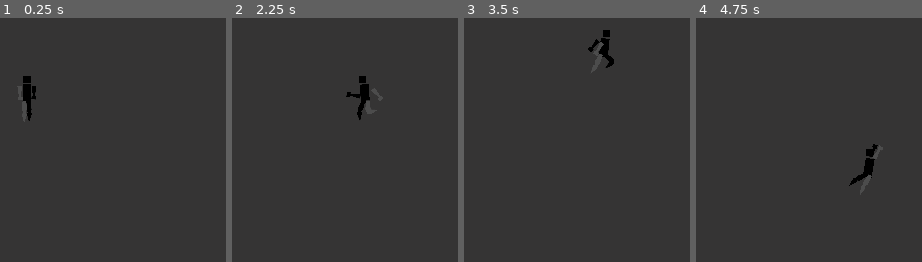
Above: before the commit, frames 1-4 (left to right).
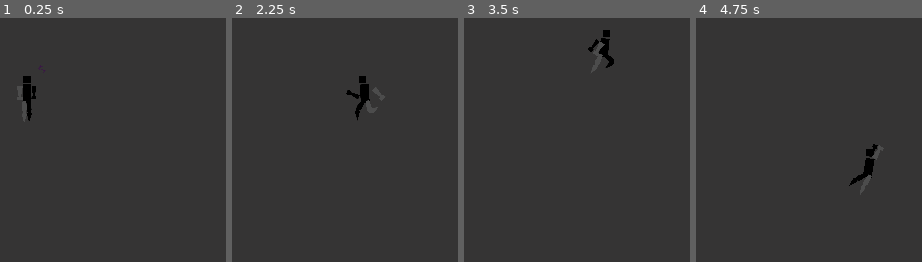
Above: after the commit, the same moments.

Repository: williamd1k0/AGBIC2018
Game: Godot game, scene res://Main.tscn
Same seed, same stepped clock (60 frames per second), same inputs: the game is played once before the commit and once after it.
Inputs:
- Up to frame 1 (0.25 s): no input
- Up to frame 2 (2.25 s): tap Enter at 0.5 s; hold Right (ui_right) 0.53-2.03 s; tap Up (ui_up) at 0.77, 1.52 s; hold Left (ui_left) from 2.03 s (still down)
- Up to frame 3 (3.5 s): release Left (ui_left) at 2.78 s; hold Right (ui_right) from 2.78 s (still down); tap Up (ui_up) at 3.02 s
- Up to frame 4 (4.75 s): tap Up (ui_up) at 3.77, 4.52 s; release Right (ui_right) at 4.28 s; hold Left (ui_left) from 4.28 s (still down)

The runs differ from the first frame. In frame 1, less than 0.1% of the frame differs, in the area x 16-20%, y 19-23%; in frame 2, 0.2%, in the area x 50-62%, y 27-42%; in frame 3, less than 0.1%; in frame 4, less than 0.1%.

Commit message:
ORAORAORAORAORAORAORA

Diff:
--- a/Character/Player/Animations/Animation.tscn
+++ b/Character/Player/Animations/Animation.tscn
@@ -1,14 +1,15 @@
-[gd_scene load_steps=10 format=2]
+[gd_scene load_steps=14 format=2]
 
 [ext_resource path="res://Character/Player/Animations/Personagem_Test.png" type="Texture" id=1]
 [ext_resource path="res://Character/Player/Animations/Area2D.gd" type="Script" id=2]
+[ext_resource path="res://Character/Player/Animations/oraoraora.png" type="Texture" id=3]
 
 [sub_resource type="RectangleShape2D" id=1]
 
 custom_solver_bias = 0.0
 extents = Vector2( 240, 150 )
 
-[sub_resource type="Animation" id=8]
+[sub_resource type="Animation" id=2]
 
 resource_name = "Attack1"
 length = 1.0
@@ -446,6 +447,18 @@
 "update": 0,
 "values": [ 0.0 ]
 }
+tracks/36/type = "value"
+tracks/36/path = NodePath("ORAORAORA:emitting")
+tracks/36/interp = 1
+tracks/36/loop_wrap = true
+tracks/36/imported = false
+tracks/36/enabled = true
+tracks/36/keys = {
+"times": PoolRealArray( 0 ),
+"transitions": PoolRealArray( 1 ),
+"update": 1,
+"values": [ true ]
+}
 
 [sub_resource type="Animation" id=3]
 
@@ -862,7 +875,7 @@
 "values": [ Vector2( 200, 110 ) ]
 }
 
-[sub_resource type="Animation" id=9]
+[sub_resource type="Animation" id=4]
 
 resource_name = "Fall"
 length = 1.0
@@ -1216,6 +1229,18 @@
 "update": 1,
 "values": [ false ]
 }
+tracks/29/type = "value"
+tracks/29/path = NodePath("ORAORAORA:emitting")
+tracks/29/interp = 1
+tracks/29/loop_wrap = true
+tracks/29/imported = false
+tracks/29/enabled = true
+tracks/29/keys = {
+"times": PoolRealArray( 0 ),
+"transitions": PoolRealArray( 1 ),
+"update": 1,
+"values": [ false ]
+}
 
 [sub_resource type="Animation" id=5]
 
@@ -1569,6 +1594,18 @@
 "transitions": PoolRealArray( 1, 1 ),
 "update": 1,
 "values": [ false, false ]
+}
+tracks/29/type = "value"
+tracks/29/path = NodePath("ORAORAORA:emitting")
+tracks/29/interp = 1
+tracks/29/loop_wrap = true
+tracks/29/imported = false
+tracks/29/enabled = true
+tracks/29/keys = {
+"times": PoolRealArray( 0 ),
+"transitions": PoolRealArray( 1 ),
+"update": 1,
+"values": [ false ]
 }
 
 [sub_resource type="Animation" id=6]
@@ -1925,6 +1962,18 @@
 "update": 1,
 "values": [ false ]
 }
+tracks/29/type = "value"
+tracks/29/path = NodePath("ORAORAORA:emitting")
+tracks/29/interp = 1
+tracks/29/loop_wrap = true
+tracks/29/imported = false
+tracks/29/enabled = true
+tracks/29/keys = {
+"times": PoolRealArray( 0 ),
+"transitions": PoolRealArray( 1 ),
+"update": 1,
+"values": [ false ]
+}
 
 [sub_resource type="Animation" id=7]
 
@@ -2279,12 +2328,75 @@
 "update": 1,
 "values": [ false ]
 }
+tracks/29/type = "value"
+tracks/29/path = NodePath("ORAORAORA:emitting")
+tracks/29/interp = 1
+tracks/29/loop_wrap = true
+tracks/29/imported = false
+tracks/29/enabled = true
+tracks/29/keys = {
+"times": PoolRealArray( 0 ),
+"transitions": PoolRealArray( 1 ),
+"update": 1,
+"values": [ false ]
+}
+
+[sub_resource type="Gradient" id=8]
+
+offsets = PoolRealArray( 0, 1 )
+colors = PoolColorArray( 0, 0, 0, 1, 0.537153, 0.275864, 0.699219, 1 )
+
+[sub_resource type="GradientTexture" id=9]
+
+flags = 4
+gradient = SubResource( 8 )
+width = 2048
+
+[sub_resource type="ParticlesMaterial" id=10]
+
+render_priority = 0
+trail_divisor = 1
+emission_shape = 2
+emission_box_extents = Vector3( 250, 200, 1 )
+flag_align_y = false
+flag_rotate_y = false
+flag_disable_z = true
+spread = 45.0
+flatness = 0.0
+gravity = Vector3( 0, 25, 0 )
+initial_velocity = 1.0
+initial_velocity_random = 0.0
+angular_velocity = 0.0
+angular_velocity_random = 0.0
+orbit_velocity = 0.0
+orbit_velocity_random = 0.0
+linear_accel = 0.0
+linear_accel_random = 0.0
+radial_accel = 0.0
+radial_accel_random = 0.0
+tangential_accel = 0.0
+tangential_accel_random = 0.0
+damping = 0.0
+damping_random = 0.0
+angle = 0.0
+angle_random = 0.0
+scale = 0.3
+scale_random = 0.0
+color_ramp = SubResource( 9 )
+hue_variation = 0.0
+hue_variation_random = 0.0
+anim_speed = 0.0
+anim_speed_random = 0.0
+anim_offset = 0.0
+anim_offset_random = 0.0
+anim_loop = false
+_sections_unfolded = [ "Color", "Emission Shape", "Gravity", "Scale", "Spread" ]
 
 [node name="Animation" type="Node2D" index="0"]
 
 [node name="head" type="Sprite" parent="." index="0"]
 
-position = Vector2( 110, -50 )
+position = Vector2( 9.82064, -50.5163 )
 texture = ExtResource( 1 )
 region_enabled = true
 region_rect = Rect2( 0, 60, 120, 120 )
@@ -2292,8 +2404,8 @@
 
 [node name="hand_back" type="Sprite" parent="." index="1"]
 
-position = Vector2( -193.519, 122.995 )
-rotation = 2.49861
+position = Vector2( 107.434, 210.391 )
+rotation = 0.00145543
 texture = ExtResource( 1 )
 region_enabled = true
 region_rect = Rect2( 1124, 2.48, 260, 96 )
@@ -2301,8 +2413,8 @@
 
 [node name="torso" type="Sprite" parent="." index="2"]
 
-position = Vector2( 11.1311, 170.951 )
-rotation = 1.81972
+position = Vector2( 7.7907, 164.27 )
+rotation = 1.5708
 texture = ExtResource( 1 )
 region_enabled = true
 region_rect = Rect2( 222, 40, 300, 150 )
@@ -2314,7 +2426,7 @@
 [node name="ul_back" type="Sprite" parent="torso" index="0"]
 
 position = Vector2( 136.006, -18.211 )
-rotation = 5.30596
+rotation = 5.47985
 texture = ExtResource( 1 )
 offset = Vector2( 84.2193, -7.11417 )
 region_enabled = true
@@ -2328,7 +2440,7 @@
 [node name="dl_back" type="Sprite" parent="torso/ul_back" index="0"]
 
 position = Vector2( 168.73, -5.78284 )
-rotation = 0.909622
+rotation = 0.806119
 texture = ExtResource( 1 )
 offset = Vector2( 78.096, -3.6701 )
 region_enabled = true
@@ -2340,8 +2452,8 @@
 
 [node name="pos_back" type="Position2D" parent="torso/ul_back/dl_back" index="0"]
 
-position = Vector2( 184.88, -4.74527 )
-rotation = 0.0751204
+position = Vector2( 184.88, -4.74542 )
+rotation = 0.0047508
 __meta__ = {
 "_edit_bone_": true
 }
@@ -2367,7 +2479,7 @@
 [node name="ul_front" type="Sprite" parent="torso" index="2"]
 
 position = Vector2( 131.847, 37.9312 )
-rotation = 0.158086
+rotation = 0.357375
 texture = ExtResource( 1 )
 offset = Vector2( 81.5488, 12.0783 )
 region_enabled = true
@@ -2381,7 +2493,7 @@
 [node name="dl_front" type="Sprite" parent="torso/ul_front" index="0"]
 
 position = Vector2( 186.972, 15.8554 )
-rotation = 0.147579
+rotation = 0.272842
 texture = ExtResource( 1 )
 offset = Vector2( 78.0633, -8.09379 )
 region_enabled = true
@@ -2393,8 +2505,8 @@
 
 [node name="pos_front" type="Position2D" parent="torso/ul_front/dl_front" index="0"]
 
-position = Vector2( 174.082, -1.51307 )
-rotation = 1.86296
+position = Vector2( 174.082, -1.51326 )
+rotation = 1.53841
 __meta__ = {
 "_edit_bone_": true
 }
@@ -2410,8 +2522,9 @@
 
 [node name="hand_front" type="Sprite" parent="torso" index="3"]
 
-position = Vector2( -158.481, -382.217 )
-rotation = -1.79703
+position = Vector2( -32.6796, 478.734 )
+rotation = -1.60004
+scale = Vector2( 1, 1.26186 )
 texture = ExtResource( 1 )
 region_enabled = true
 region_rect = Rect2( 1124, 144, 248, 126.48 )
@@ -2421,12 +2534,12 @@
 
 root_node = NodePath("..")
 autoplay = ""
-playback_process_mode = 1
+playback_process_mode = 0
 playback_default_blend_time = 0.0
 playback_speed = 1.0
-anims/Attack1 = SubResource( 8 )
+anims/Attack1 = SubResource( 2 )
 anims/Attack2 = SubResource( 3 )
-anims/Fall = SubResource( 9 )
+anims/Fall = SubResource( 4 )
 anims/Idle = SubResource( 5 )
 anims/Jump = SubResource( 6 )
 anims/Move = SubResource( 7 )
@@ -2435,6 +2548,8 @@
 
 [node name="HitBox" type="Area2D" parent="." index="4"]
 
+editor/display_folded = true
+visible = false
 input_pickable = true
 gravity_vec = Vector2( 0, 1 )
 gravity = 98.0
@@ -2468,4 +2583,27 @@
 position = Vector2( 1570, 130 )
 shape = SubResource( 1 )
 
+[node name="ORAORAORA" type="Particles2D" parent="." index="5"]
+
+position = Vector2( 213.575, -99.9712 )
+emitting = true
+amount = 5
+lifetime = 1.1
+one_shot = false
+preprocess = 0.0
+speed_scale = 2.0
+explosiveness = 0.0
+randomness = 0.0
+fixed_fps = 0
+fract_delta = true
+visibility_rect = Rect2( -100, -100, 200, 200 )
+local_coords = false
+draw_order = 0
+process_material = SubResource( 10 )
+texture = ExtResource( 3 )
+normal_map = null
+h_frames = 1
+v_frames = 1
+_sections_unfolded = [ "Drawing", "Process Material", "Textures", "Time", "Transform" ]
+
 [connection signal="area_entered" from="HitBox" to="HitBox" method="_on_Area2D_area_entered"]
--- a/Character/Player/Player.tscn
+++ b/Character/Player/Player.tscn
@@ -28,7 +28,7 @@
 
 [node name="Sprite" type="Sprite" parent="." index="0"]
 
-_sections_unfolded = [ "Offset" ]
+_sections_unfolded = [ "Offset", "Transform" ]
 
 [node name="Animation" parent="Sprite" index="0" instance=ExtResource( 2 )]
 
Binary file added: Character/Player/Animations/oraoraora.png
Not shown, added: Character/Player/Animations/oraoraora.png.import
Not shown, added: .gitignore
